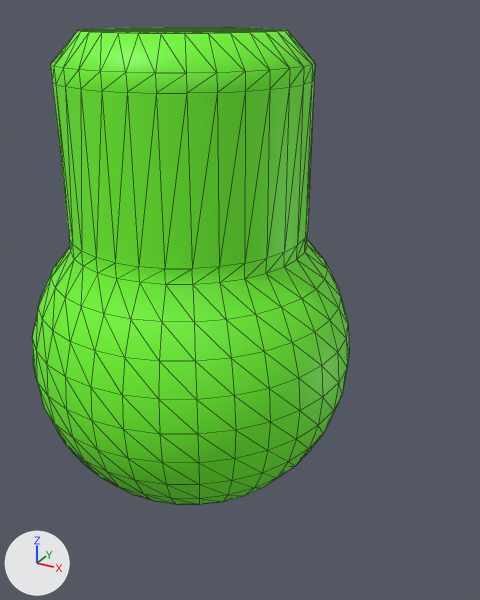
What one commit did to the glTF model assets/cannon.glb.
Both versions are drawn from a camera (50 mm lens) standing at (0.244, -0.371, 0.23) and looking at (0.03, 0.017, 0.036). Arrows for +X, +Y and +Z are at lower left; the lights stay in place. Mesh edges are drawn as thin lines. Where no turn or scale is listed for an object, it has been applied to the vertices. Vertices at the same position are counted once.
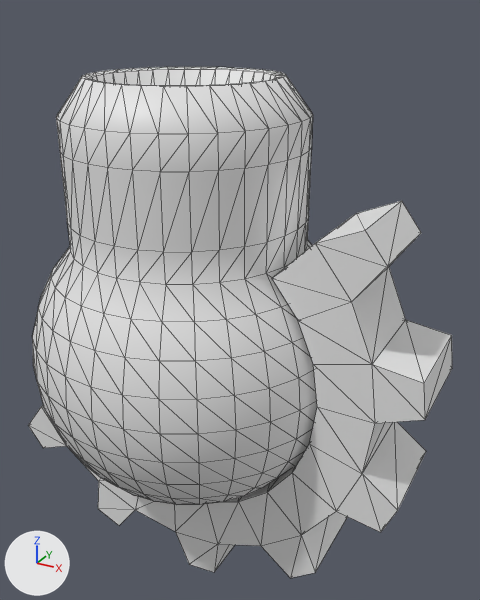
The newer file is also rescaled (x0.869) as a whole; pictures and numbers use the older file's frame.

What the commit changed:
me_sphere is used by ob_sphere; location (0.0, 0.0, 0.0).
me_sphere had 578 vertices, 1152 faces and spanned x -0.115..0.115, y -0.115..0.115, z -0.115..0.217.
me_sphere now has 726 vertices, 1444 faces and spans x -0.151..0.181, y -0.115..0.115, z -0.181..0.191.
me_sphere part 1: a new loose piece of 84 vertices spanning x -0.151..0.181, y -0.035..0.035, z -0.181..0.119.
Part 2, on me_sphere:
22 vertices are removed from x -0.022..0.022, y -0.022..0.022, z 0.217.
96 faces are deleted.
32 vertices in x -0.064..0.064, y -0.064..0.064, z 0.217 move by (0.0, 0.0, -0.026).
32 vertices in x -0.081..0.081, y -0.081..0.081, z 0.199 move by (0.0, 0.0, -0.031).
32 vertices in x -0.081..0.081, y -0.081..0.081, z 0.091 move by (0.0, 0.0, 0.011).
32 vertices in x -0.081..0.081, y -0.081..0.081, z 0.189 move by (0.0, 0.0, -0.041).
43 vertices move from x -0.044..0.044, y -0.044..0.044, z 0.217 to x -0.058..0.058, y -0.058..0.058, z 0.155..0.19.
70 vertices are added at x -0.052..0.052, y -0.052..0.052, z 0.155.
5 new vertices lie (0.015, 0.01, 0.0) away from vertices in x -0.051..0.036, y -0.014..0.01, z 0.155.
6 new vertices lie (0.015, -0.01, 0.0) away from vertices in x -0.03..0.014, y -0.033..0.043, z 0.155.
5 new vertices lie (0.0, 0.018, 0.0) away from vertices in x -0.02..0.02, y -0.048..0.03, z 0.155.
224 new faces join them.
me_sphere part 3: 1056 faces spanning x -0.115..0.115, y -0.115..0.115, z -0.115..0.191 switch from mat_cannon (green #72ff2c) to no material.

Location of each change, [x1, y1, x2, y2] in pixels of the pictures (480 x 600 px):
'Sphere', reshaped (34% wider, 7% taller)
    before: [32, 27, 349, 505]
    after: [28, 67, 452, 578]
part 1 of me_sphere, added
    after: [28, 201, 452, 578]
part 2 of me_sphere, built on
    before: [50, 28, 315, 285]
    after: [56, 69, 313, 285]
part 3 of me_sphere, recoloured (green to grey)
    both: [32, 241, 317, 505]
